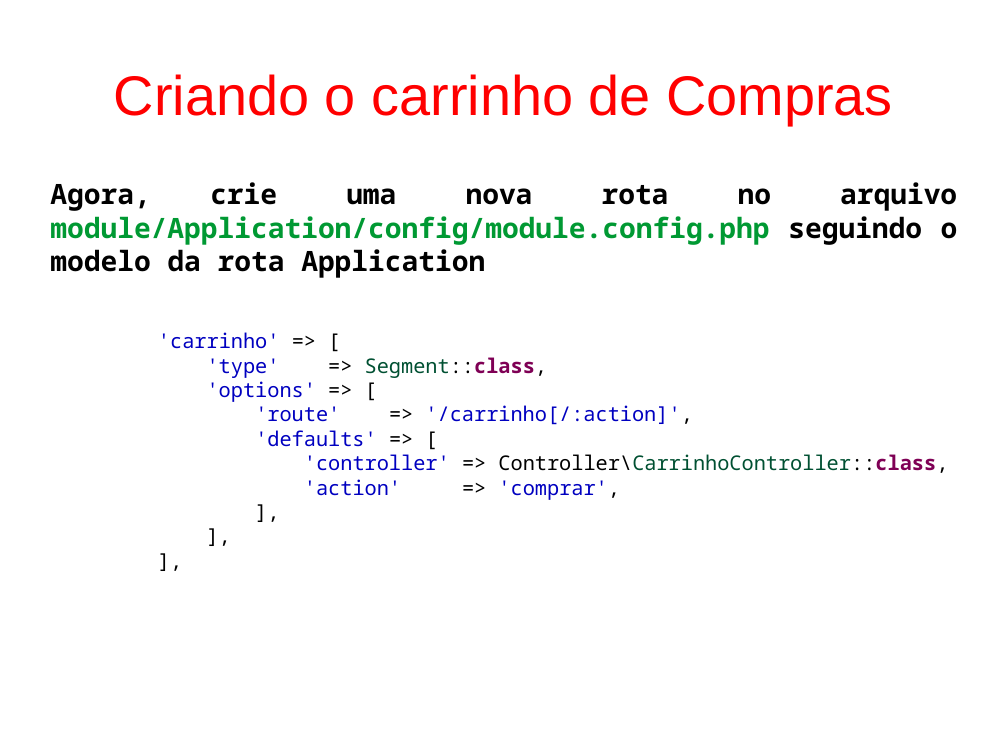
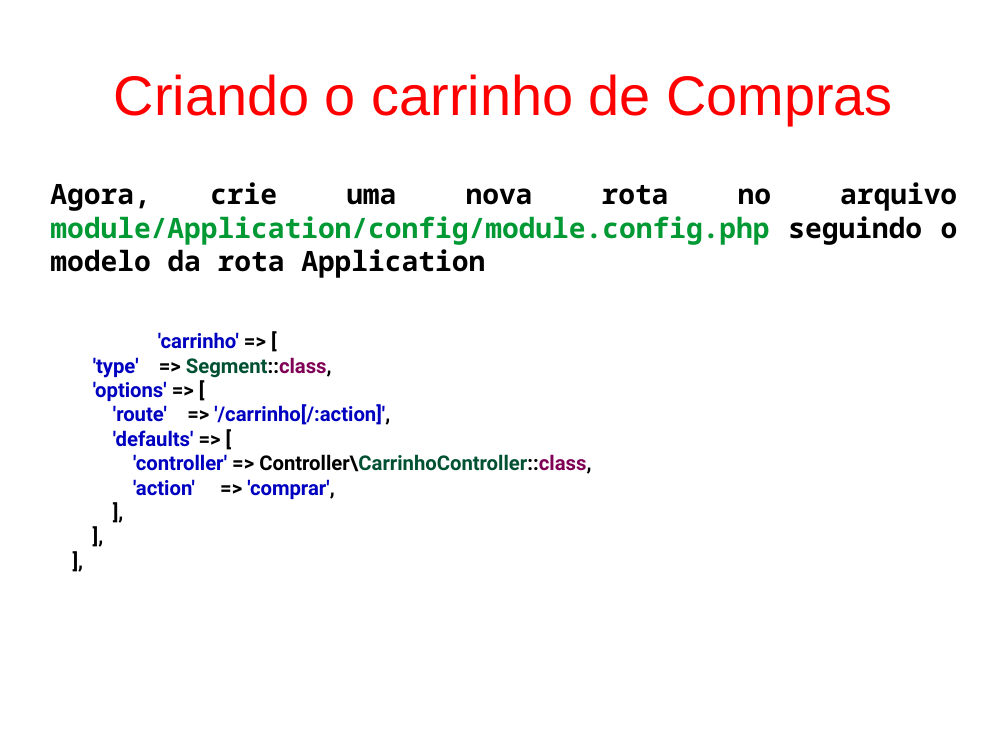
Before and after one commit to fgsl/lojasacme, a slide deck: slide 89 of docs/tutorial.odp. Drawn at 1008x756 pixels with LibreOffice and Linux fonts; fonts in the diff are those of the drawing. Boxes give left, top, right and bottom in pixels: in the first picture for what was removed or moved away, otherwise in the second. Text is boxed around its words. In the diff, an @@ line names an element or a change of style, - is before the commit and + after.

```diff
--- a/docs/tutorial.odp
+++ b/docs/tutorial.odp
@@ text "'carrinho' => [" at (93, 332, 591, 499): font Noto Sans Mono to Roboto, bold on @@
```
Also in this commit, not shown: 5 other slides changed, 4 other files.
